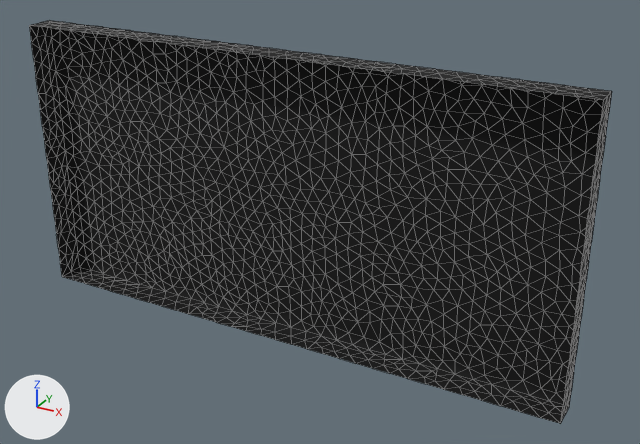
Before and after pictures for a commit that changed the COLLADA model mesh_navigation_tutorials_sim/models/tray/meshes/tray.dae.
Rendered twice from a 50 mm camera at (14.3, -23.8, 11.3) aimed at (1.3, -0.1, -0.6). Lighting does not change. The marker at lower left points along +X, +Y and +Z. The first picture is the older version. Mesh edges are drawn as thin lines.

The older version as bpy lines, for what is in view:
```python
me_c6ea35624355424899d17b1652aa9cfd = bpy.data.meshes.new('c6ea35624355424899d17b1652aa9cfd')
me_c6ea35624355424899d17b1652aa9cfd.from_pydata(...)  # 1257 vertices, 2416 faces; spans x -10.0..10.0, y -1.0..0.0, z -5.0..5.0
me_c6ea35624355424899d17b1652aa9cfd.materials.append(mat_defaultmaterial)  # black #000000
ob_node0 = bpy.data.objects.new('node0', me_c6ea35624355424899d17b1652aa9cfd)
ob_node0.location = (0.0, 0.0, 0.0)
```
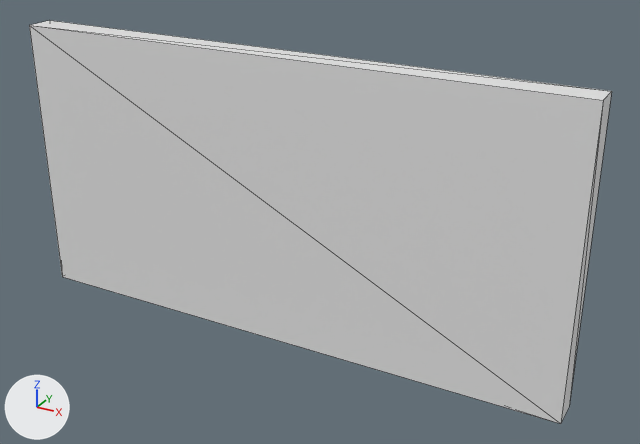
The newer file is also turned or shifted as a whole; pictures and numbers use the older file's frame.

The edits, one by one:
Material 'Material' (mat_material) is new.
Its base color is (0.8, 0.8, 0.8) (white #e7e7e7).
me_c6ea35624355424899d17b1652aa9cfd is used by ob_node0; location (0.0, 0.0, 0.0).
me_c6ea35624355424899d17b1652aa9cfd had 1257 vertices, 2416 faces and spanned x -10.0..10.0, y -1.0..0.0, z -5.0..5.0.
me_c6ea35624355424899d17b1652aa9cfd no longer uses material mat_defaultmaterial (black #000000).
me_c6ea35624355424899d17b1652aa9cfd now has 8 vertices, 10 faces and spans x -10.0..10.0, y -1.0..0.0, z -5.0..5.0.
me_c6ea35624355424899d17b1652aa9cfd part 1: 1249 vertices removed from x -10.0..10.0, y -1.0..0.0, z -5.0..5.0.
me_c6ea35624355424899d17b1652aa9cfd gains material mat_material (white #e7e7e7).

What differs and where, as boxes [x1, y1, x2, y2] in the pictures (640 x 444 px):
'node0', reshaped, recoloured: [29, 20, 612, 424] in both
part 1 of me_c6ea35624355424899d17b1652aa9cfd, deleted (black): before [29, 20, 612, 424]
